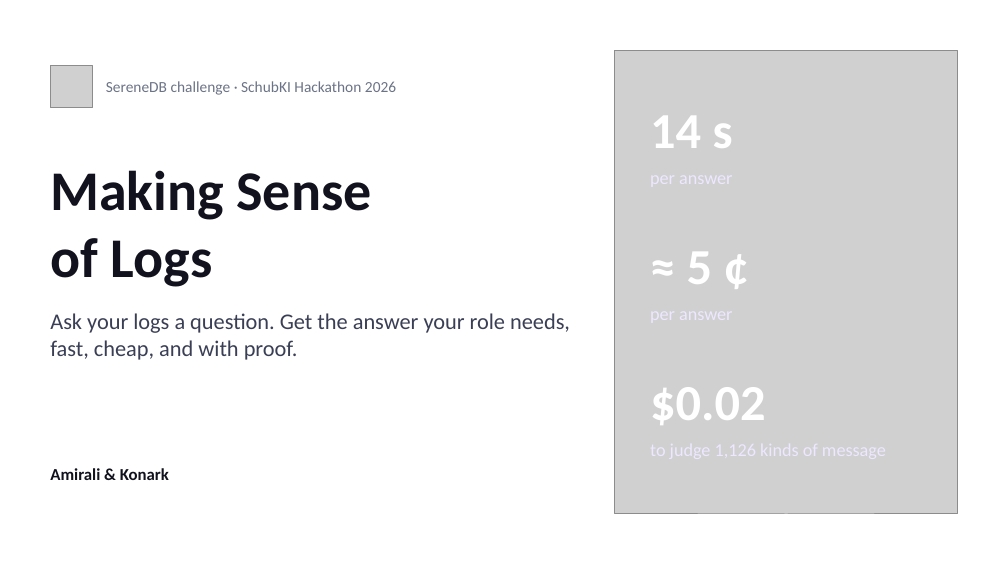
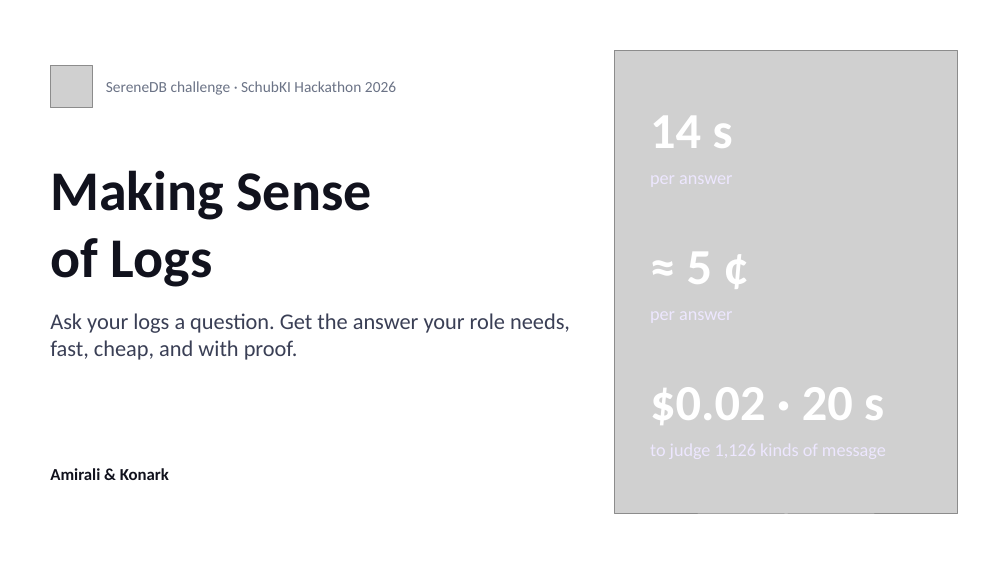
Before and after one commit to aircode610/making-sense-of-logs-schubki-ai-hackathon, a slide deck: slide 1 of docs/slides/making-sense-of-logs.pptx. Drawn at 1008x567 pixels with LibreOffice and Linux fonts; fonts in the diff are those of the drawing; grey boxes stand for pictures. Boxes give left, top, right and bottom in pixels: in the first picture for what was removed or moved away, otherwise in the second. Text is boxed around its words. In the diff, an @@ line names an element or a change of style, - is before the commit and + after.

```diff
--- a/docs/slides/making-sense-of-logs.pptx
+++ b/docs/slides/making-sense-of-logs.pptx
@@ text at (x1=650, y1=387, x2=884, y2=425): text changed @@
-$0.02
+$0.02 · 20 s
```
Also in this commit, not shown: 1 other slide changed, 4 other files.
